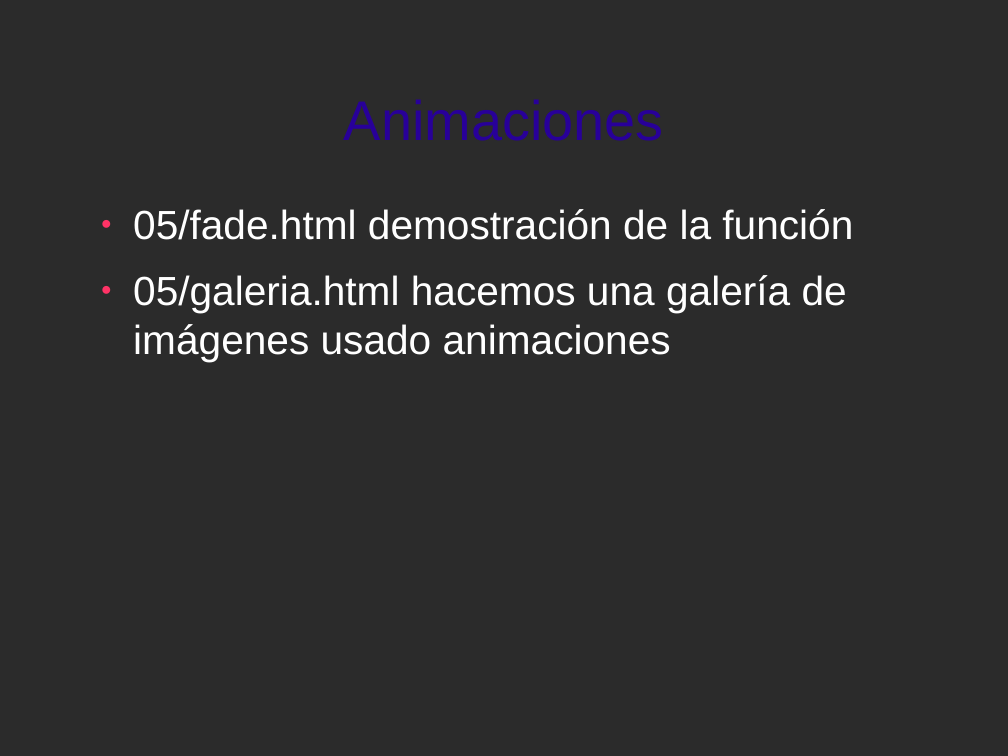
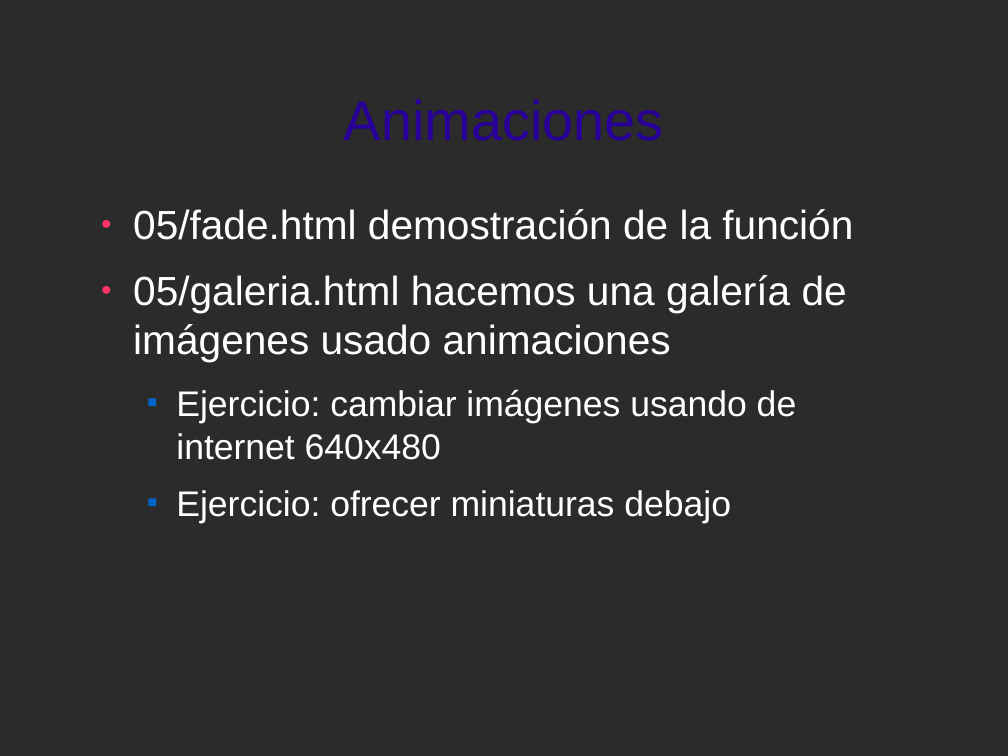
Before and after one commit to jorgeu/curso-jquery, a slide deck: slide 43 of curso-jquery.odp. Drawn at 1008x756 pixels with LibreOffice and Linux fonts; fonts in the diff are those of the drawing; background and template pictures are left out; a plain dark background stands for a picture behind light text. Boxes give left, top, right and bottom in pixels: in the first picture for what was removed or moved away, otherwise in the second. Text is boxed around its words. In the diff, an @@ line names an element or a change of style, - is before the commit and + after.

Commit message:
completada sección animaciones

```diff
--- a/curso-jquery.odp
+++ b/curso-jquery.odp
@@ text at bbox=[176, 389, 797, 523]: paragraphs added @@
+  ■ Ejercicio: cambiar imágenes usando de internet 640x480
+  ■ Ejercicio: ofrecer miniaturas debajo
```
Also in this commit, not shown: 6 other files.
